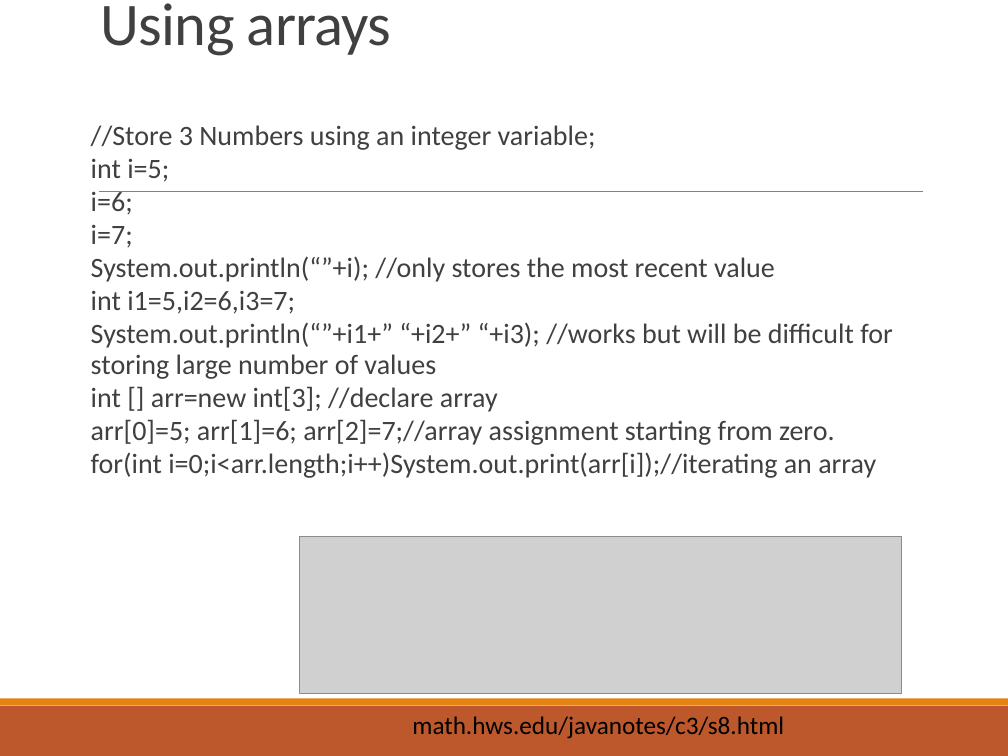
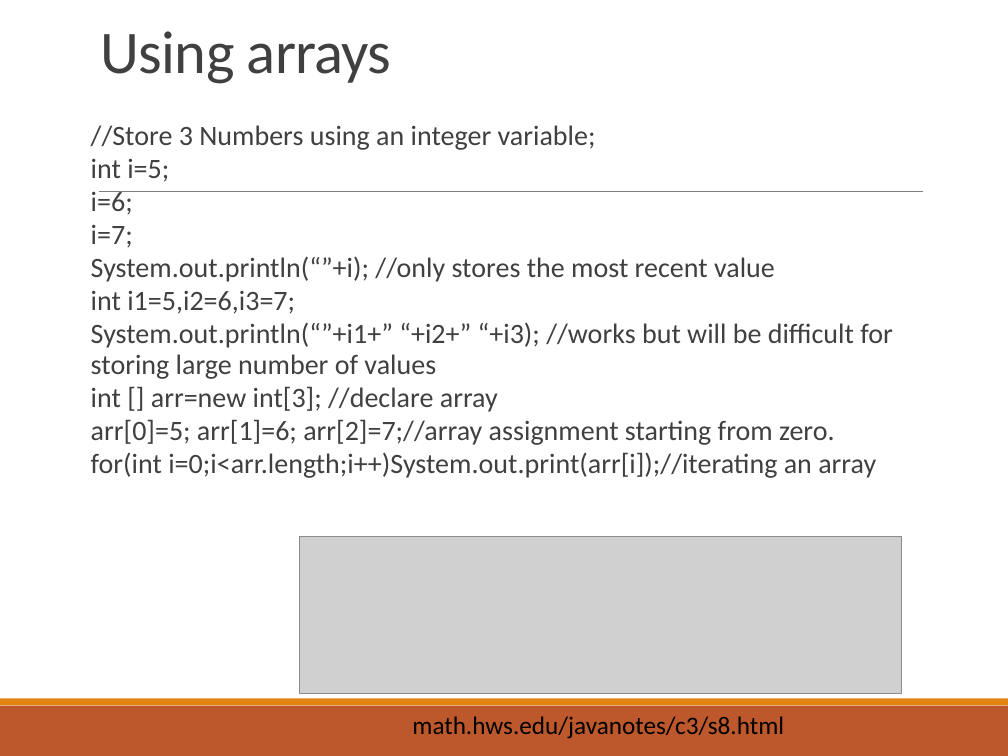
Before and after one commit to deeperj/dillinger, a slide deck: slide 23 of thesis/ukapp2/wqu_isc/sofware_design/Lesson 2 - Java.pptx. Drawn at 1008x756 pixels with LibreOffice and Linux fonts; fonts in the diff are those of the drawing; grey boxes stand for pictures. Boxes give left, top, right and bottom in pixels: in the first picture for what was removed or moved away, otherwise in the second. Text is boxed around its words. In the diff, an @@ line names an element or a change of style, - is before the commit and + after.

```diff
--- a/thesis/ukapp2/wqu_isc/sofware_design/Lesson 2 - Java.pptx
+++ b/thesis/ukapp2/wqu_isc/sofware_design/Lesson 2 - Java.pptx
@@ title "Using arrays": place and size @@
-title "Using arrays" at (101,3,392,56)
+title "Using arrays" at (101,31,392,84)
```
Also in this commit, not shown: 1 other slide changed, 7 slides added, 8 slides removed, 4 other files.
